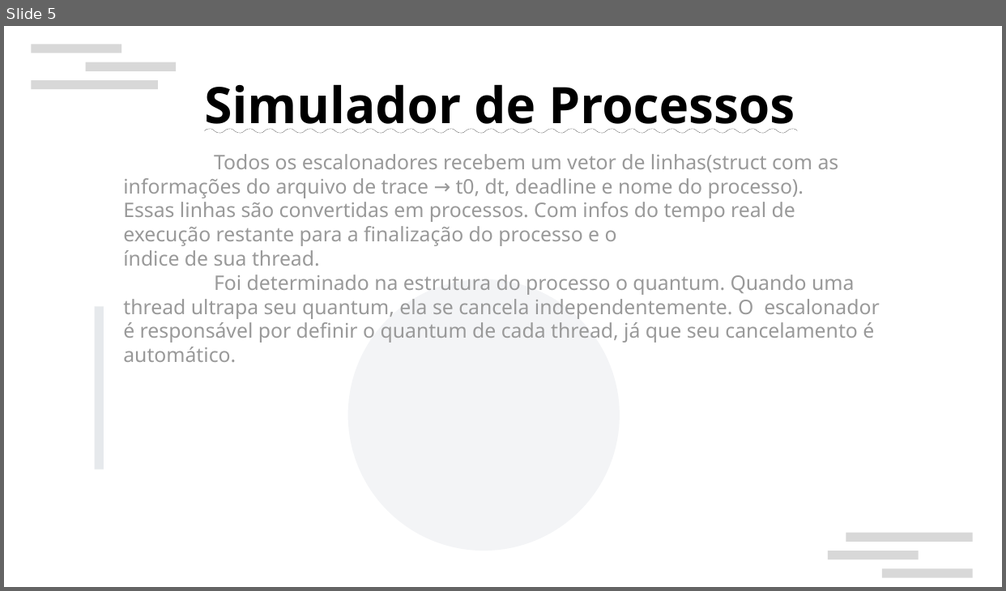
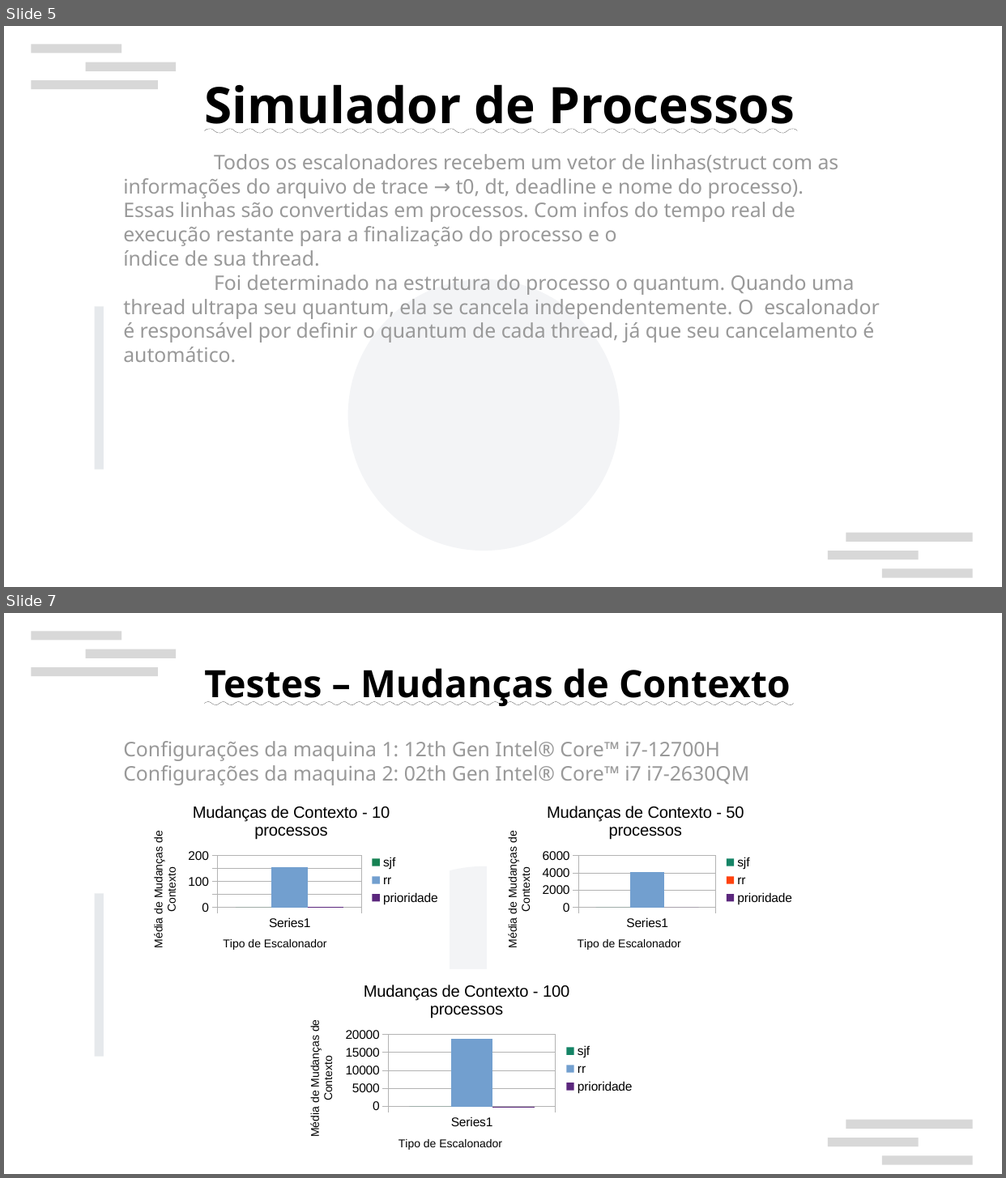
Before and after one commit to SisiBakaMuyo/mac0422, a slide deck: apresentacao.odp. Shown one above the other, each under a label of ours: slide 5 before the commit, slides 5 and 7 after it; the slides between them are not shown. The pictures are 1006x591 and 1006x1178 pixels, drawn with LibreOffice and Linux fonts; fonts in the diff are those of the drawing; background and template pictures are left out. Boxes give left, top, right and bottom in pixels: in the first picture for what was removed or moved away, otherwise in the second. Text is boxed around its words. In the diff, an @@ line names an element or a change of style, - is before the commit and + after.

```diff
--- a/apresentacao.odp
+++ b/apresentacao.odp
@@ slide 7 added at bbox=[4, 613, 1002, 1174], background #FFFFFF; not listed: 7 template elements that a slide beside it also shows @@
@@ text added at bbox=[204, 668, 791, 706], 30 pt, text #000000, bold, underline @@
+Testes – Mudanças de Contexto
@@ text added at bbox=[123, 741, 749, 786], 16 pt, text #999999 @@
+Configurações da maquina 1: 12th Gen Intel® Core™ i7-12700H
+Configurações da maquina 2: 02th Gen Intel® Core™ i7 i7-2630QM
@@ column chart added at bbox=[133, 791, 450, 969] @@
+title "Mudanças de Contexto - 10 processos"
+categories: 
+sjf: 0
+rr: 155
+prioridade: 1
@@ column chart added at bbox=[487, 791, 803, 969] @@
+title "Mudanças de Contexto - 50 processos"
+categories: 
+sjf: 0
+rr: 4100
+prioridade: 0
@@ rectangle added at bbox=[95, 894, 104, 1057], fill #CED4DA at 50% opacity @@
@@ column chart added at bbox=[289, 969, 644, 1169] @@
+title "Mudanças de Contexto - 100 processos"
+categories: 
+sjf: 0
+rr: 18900
+prioridade: 0
```
Also in this commit, not shown: 2 slides changed, 2 other slides added, 1 slide removed, 17 other files.
